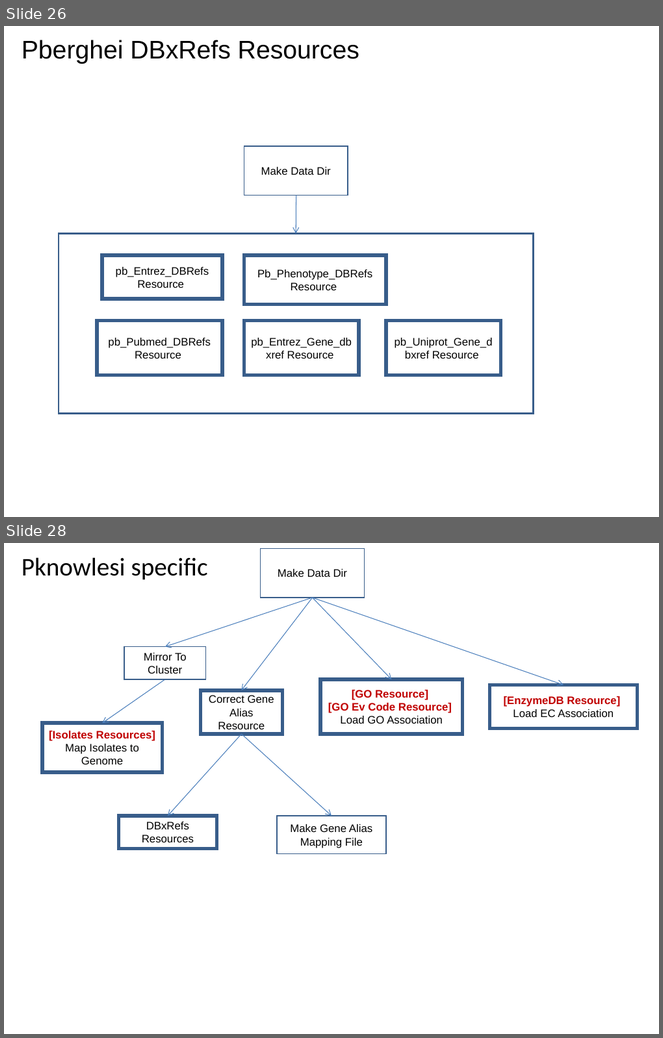
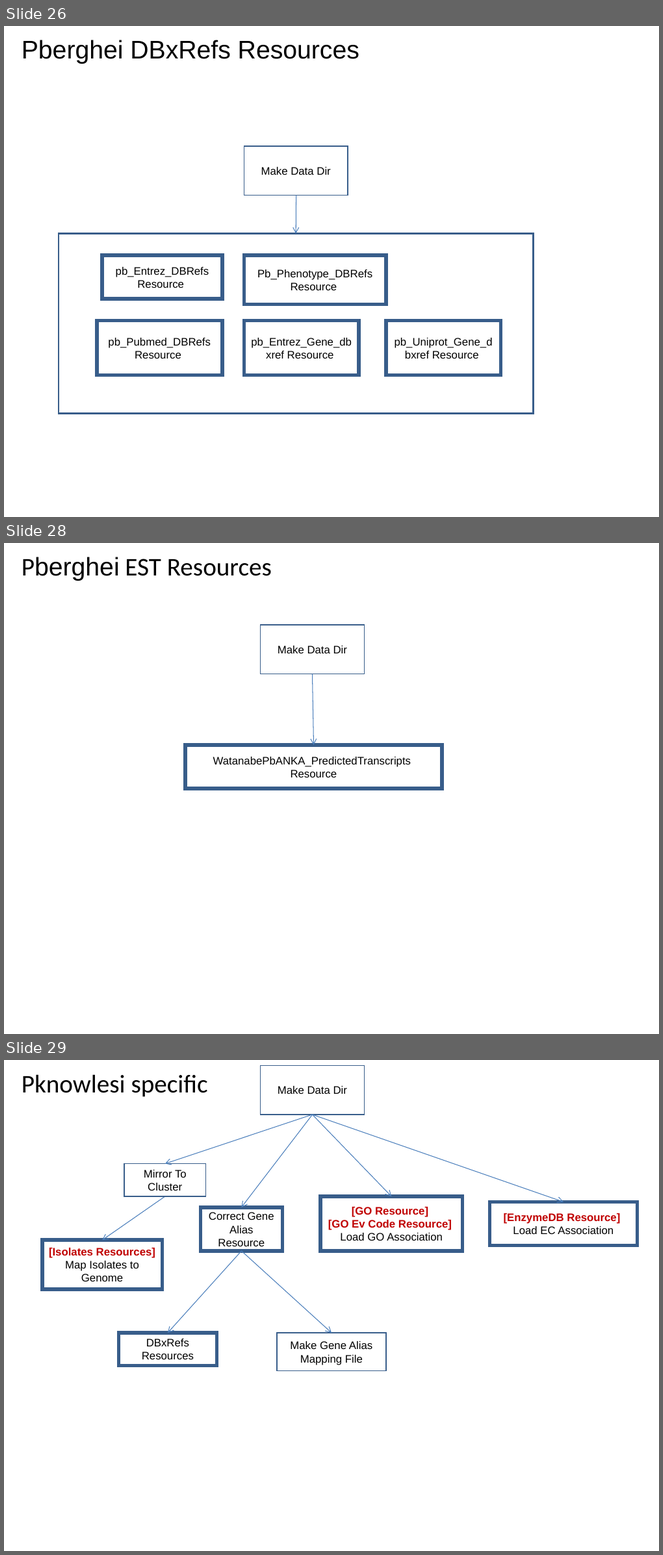
Before and after one commit to VEuPathDB/ApiCommonWorkflow, a slide deck: Main/doc/IntegratedWorkflow.ppt. Shown one above the other, each under a label of ours: slides 26 and 28 before the commit, slides 26, 28 and 29 after it; the slides between them are not shown. The pictures are 663x1038 and 663x1555 pixels, drawn with LibreOffice and Linux fonts; fonts in the diff are those of the drawing. Boxes give left, top, right and bottom in pixels: in the first picture for what was removed or moved away, otherwise in the second. Text is boxed around its words. In the diff, an @@ line names an element or a change of style, - is before the commit and + after.

```diff
--- a/Main/doc/IntegratedWorkflow.ppt
+++ b/Main/doc/IntegratedWorkflow.ppt
@@ slide 28 added at [4,543,659,1034], background #FFFFFF @@
@@ title added at [22,557,272,581], 28 pt, text #000000 @@
+Pberghei EST Resources
@@ rectangle added at [261,625,364,674], outline #385D8A 0.99 pt, 12 pt, text #000000 @@
+Make Data Dir
@@ arrow added from (313, 674) to (314, 745), #4A7EBB 0.74 pt @@
@@ rectangle added at [185,745,442,789], outline #385D8A 4 pt, 12 pt, text #000000 @@
+WatanabePbANKA_PredictedTranscripts
+Resource
@@ what was slide 28 is now slide 29 @@
```
Also in this commit, not shown: 7 slides changed, 2 other slides added.
